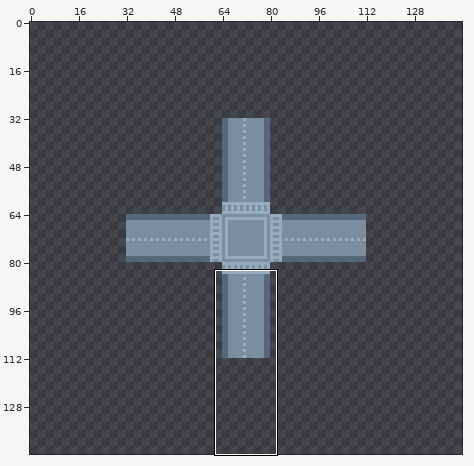
Sprite sheet, stored at public/assets/backgrounds/normal-road.png. Above, an overview of the earlier version with the close-up marked.
Close-up. As it was:
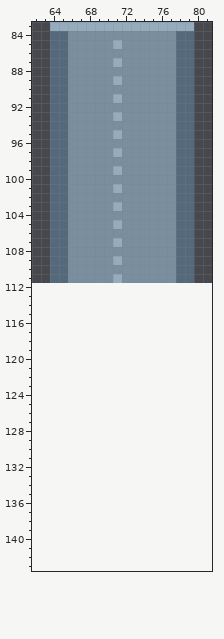
The file is 80x80 pixels. Shown: x 62..81, y 83..143. The old version is drawn lined up with the new one, on the new canvas. The commit also changed other parts of the picture, which this record leaves out.
The same view after the edit:
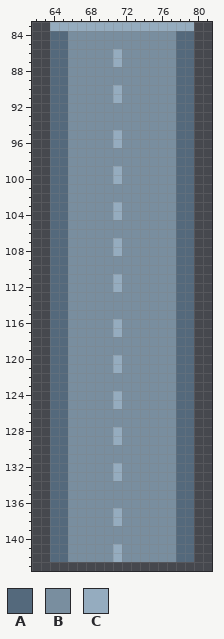
Palette (. is transparent): A #54697c  B #798e9f  C #95acbf
Changes in this commit:
canvas 80x80 -> 144x144, the old top-left corner now at 32,32
y 85: x 71 C -> B
y 86: x 71 B -> C
y 89: x 71 C -> B
y 90: x 71 B -> C
y 93: x 71 C -> B
y 96: x 71 B -> C
y 97: x 71 C -> B
y 100: x 71 B -> C
y 101: x 71 C -> B
y 104: x 71 B -> C
y 105: x 71 C -> B
y 108: x 71 B -> C
y 109: x 71 C -> B
y 112: x 64..79 ................ -> AABBBBBCBBBBBBAA
y 113..115: x 64..79 ................ -> AABBBBBBBBBBBBAA
y 116..117: x 64..79 ................ -> AABBBBBCBBBBBBAA
y 118..119: x 64..79 ................ -> AABBBBBBBBBBBBAA
y 120..121: x 64..79 ................ -> AABBBBBCBBBBBBAA
y 122..123: x 64..79 ................ -> AABBBBBBBBBBBBAA
y 124..125: x 64..79 ................ -> AABBBBBCBBBBBBAA
y 126..127: x 64..79 ................ -> AABBBBBBBBBBBBAA
y 128..129: x 64..79 ................ -> AABBBBBCBBBBBBAA
y 130..131: x 64..79 ................ -> AABBBBBBBBBBBBAA
y 132..133: x 64..79 ................ -> AABBBBBCBBBBBBAA
y 134..136: x 64..79 ................ -> AABBBBBBBBBBBBAA
y 137..138: x 64..79 ................ -> AABBBBBCBBBBBBAA
y 139..140: x 64..79 ................ -> AABBBBBBBBBBBBAA
y 141..142: x 64..79 ................ -> AABBBBBCBBBBBBAA
